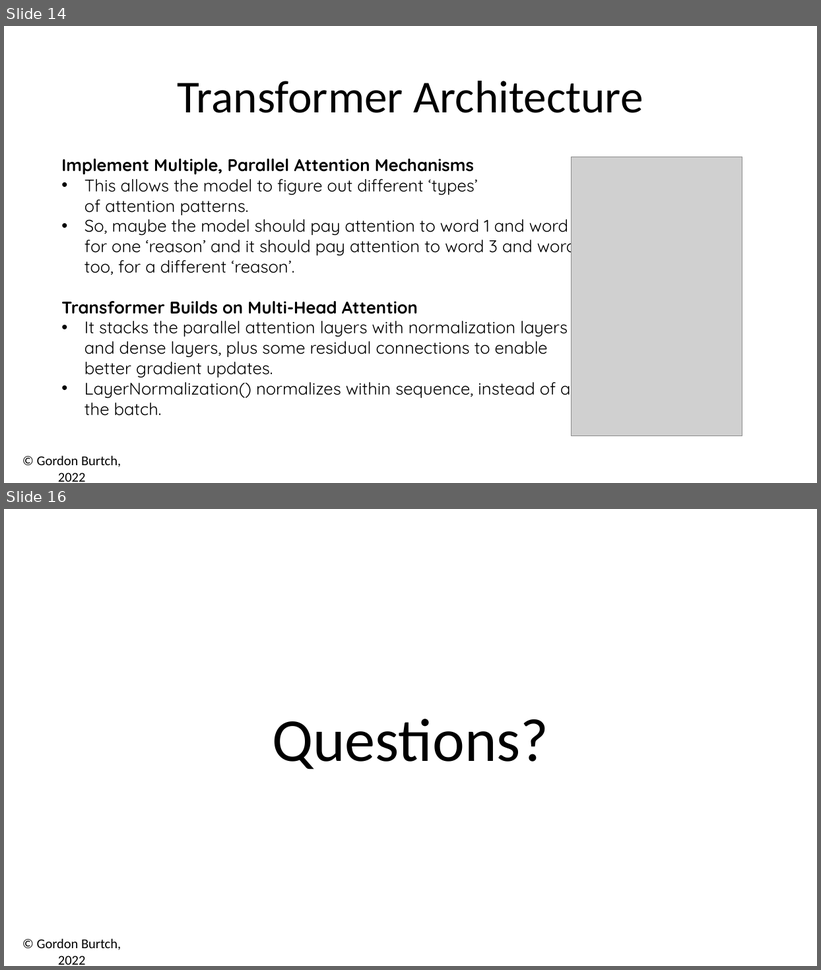
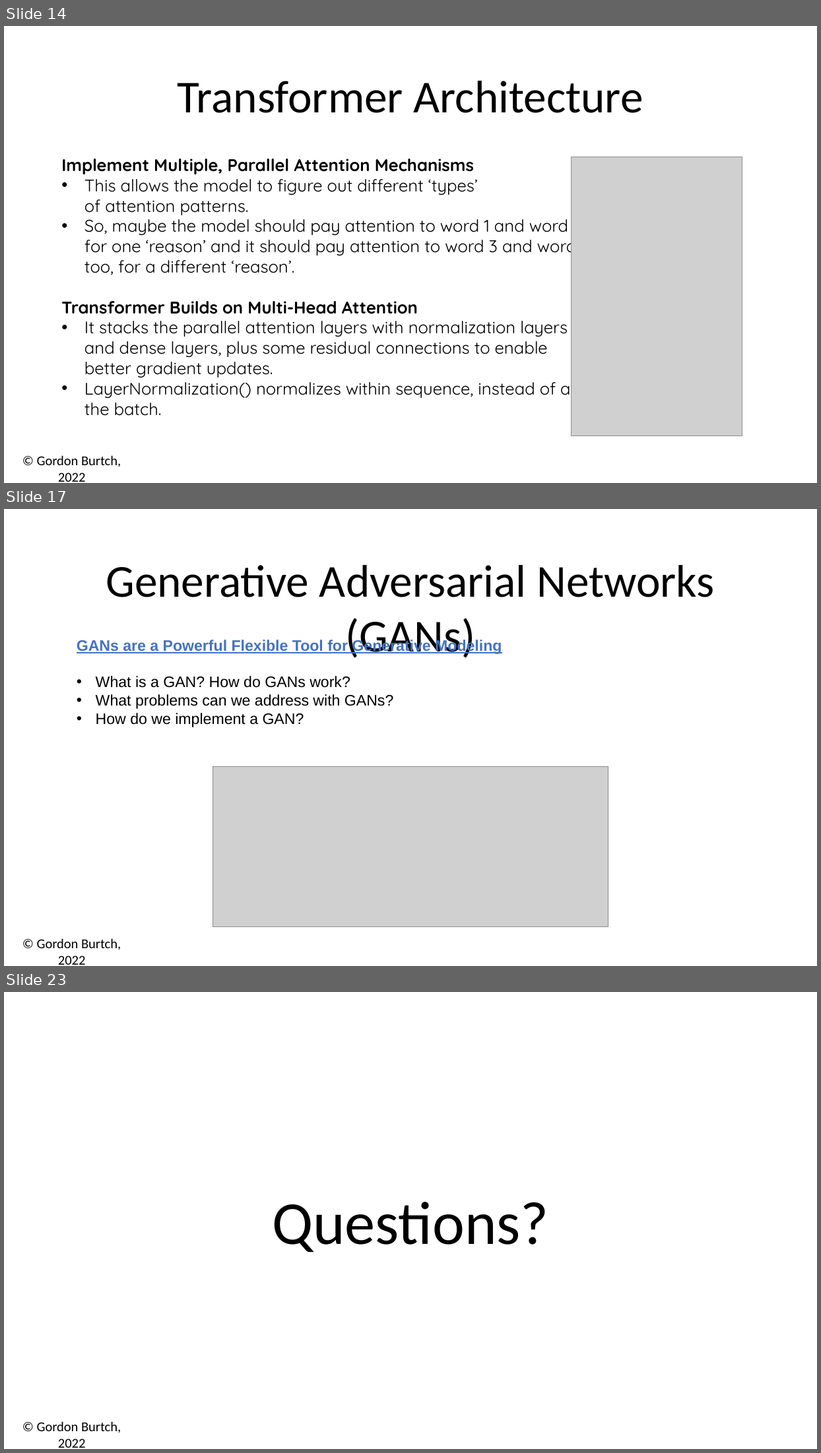
Before and after one commit to gburtch/NYU---ModernAI, a slide deck: Session 6/06b - RNNs for Text.pptx. Shown one above the other, each under a label of ours: slides 14 and 16 before the commit, slides 14, 17 and 23 after it; the slides between them are not shown. The pictures are 821x970 and 821x1453 pixels, drawn with LibreOffice and Linux fonts; fonts in the diff are those of the drawing; grey boxes stand for pictures. Boxes give left, top, right and bottom in pixels: in the first picture for what was removed or moved away, otherwise in the second. Text is boxed around its words. In the diff, an @@ line names an element or a change of style, - is before the commit and + after.

```diff
--- a/Session 6/06b - RNNs for Text.pptx
+++ b/Session 6/06b - RNNs for Text.pptx
@@ slide 17 added at (x1=4, y1=509, x2=817, y2=966), background #FFFFFF; not listed: 1 template element that a slide beside it also shows @@
@@ text added at (x1=106, y1=565, x2=715, y2=658), 54 pt, text #000000 @@
+Generative Adversarial Networks (GANs)
@@ text added at (x1=77, y1=639, x2=502, y2=727), 18 pt, text #000000 @@
+GANs are a Powerful Flexible Tool for Generative Modeling
+• What is a GAN? How do GANs work?
+• What problems can we address with GANs?
+• How do we implement a GAN?
@@ picture added at (x1=213, y1=767, x2=609, y2=927) @@
@@ what was slide 16 is now slide 23 @@
```
Also in this commit, not shown: 3 slides changed, 6 other slides added, 26 other files.
